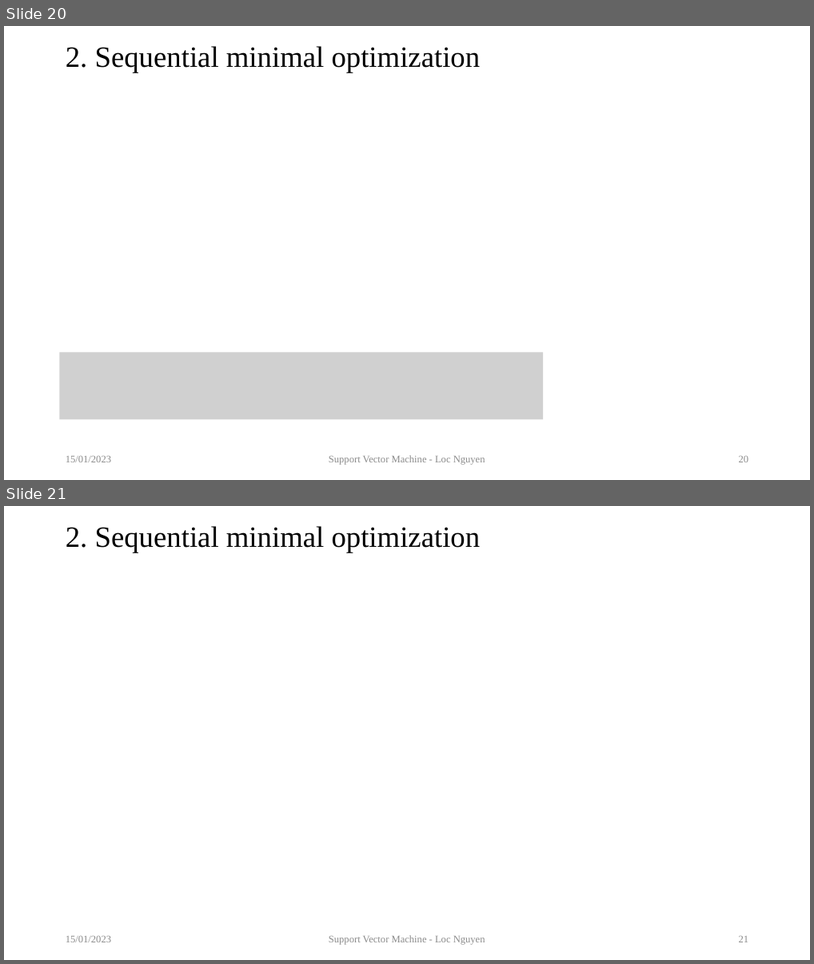
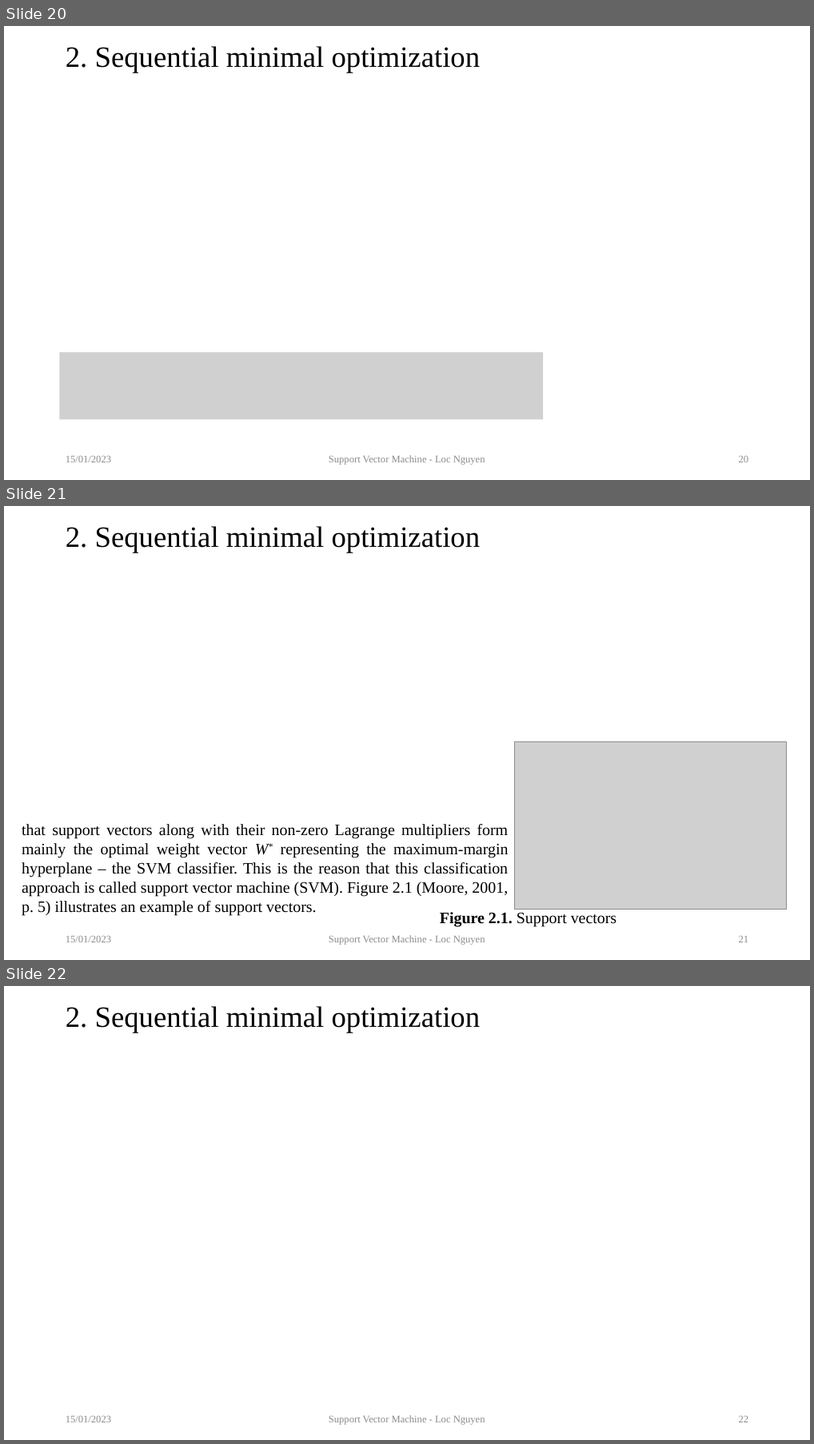
Before and after one commit to sciencepg/global-optimization, a slide deck: 09.TutorialOnSVM/artifact/TutorialOnSVM.pptx. Shown one above the other, each under a label of ours: slides 20 and 21 before the commit, slides 20, 21 and 22 after it. The pictures are 814x964 and 814x1444 pixels, drawn with LibreOffice and Linux fonts; fonts in the diff are those of the drawing; grey boxes stand for pictures. Boxes give left, top, right and bottom in pixels: in the first picture for what was removed or moved away, otherwise in the second. Text is boxed around its words. In the diff, an @@ line names an element or a change of style, - is before the commit and + after.

```diff
--- a/09.TutorialOnSVM/artifact/TutorialOnSVM.pptx
+++ b/09.TutorialOnSVM/artifact/TutorialOnSVM.pptx
@@ slide 21 added at (4, 506, 810, 960), background #FFFFFF @@
@@ title added at (66, 526, 481, 553), 35 pt, text #000000 @@
+2. Sequential minimal optimization
@@ picture added at (514, 741, 787, 909) @@
@@ text added at (22, 824, 509, 916), 19 pt, text #000000 @@
+that support vectors along with their non-zero Lagrange multipliers form mainly the optimal weight vector W* representing the maximum-margin hyperplane – the SVM classifier. This is the reason that this classification approach is called support vector machine (SVM). Figure 2.1 (Moore, 2001, p. 5) illustrates an example of support vectors.
@@ text added at (440, 912, 617, 926), 19 pt, text #000000 @@
+Figure 2.1. Support vectors
@@ text added at (66, 936, 111, 942), 12 pt, text #8C8C8C @@
+15/01/2023
@@ text added at (329, 935, 486, 944), 12 pt, text #8C8C8C @@
+Support Vector Machine - Loc Nguyen
@@ page number added at (739, 936, 750, 942), 12 pt, text #8C8C8C @@
+21
@@ what was slide 21 is now slide 22 @@
@@ page number at (739, 1416, 750, 1422): text changed @@
-21
+22
```
Also in this commit, not shown: 1 other slide added, 1 other file.
